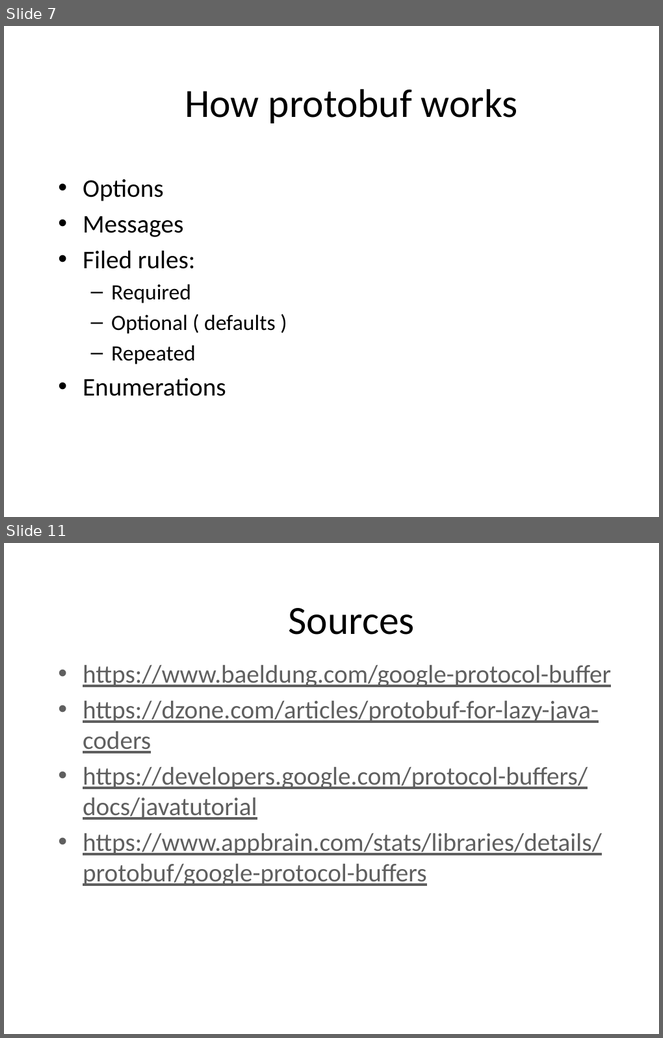
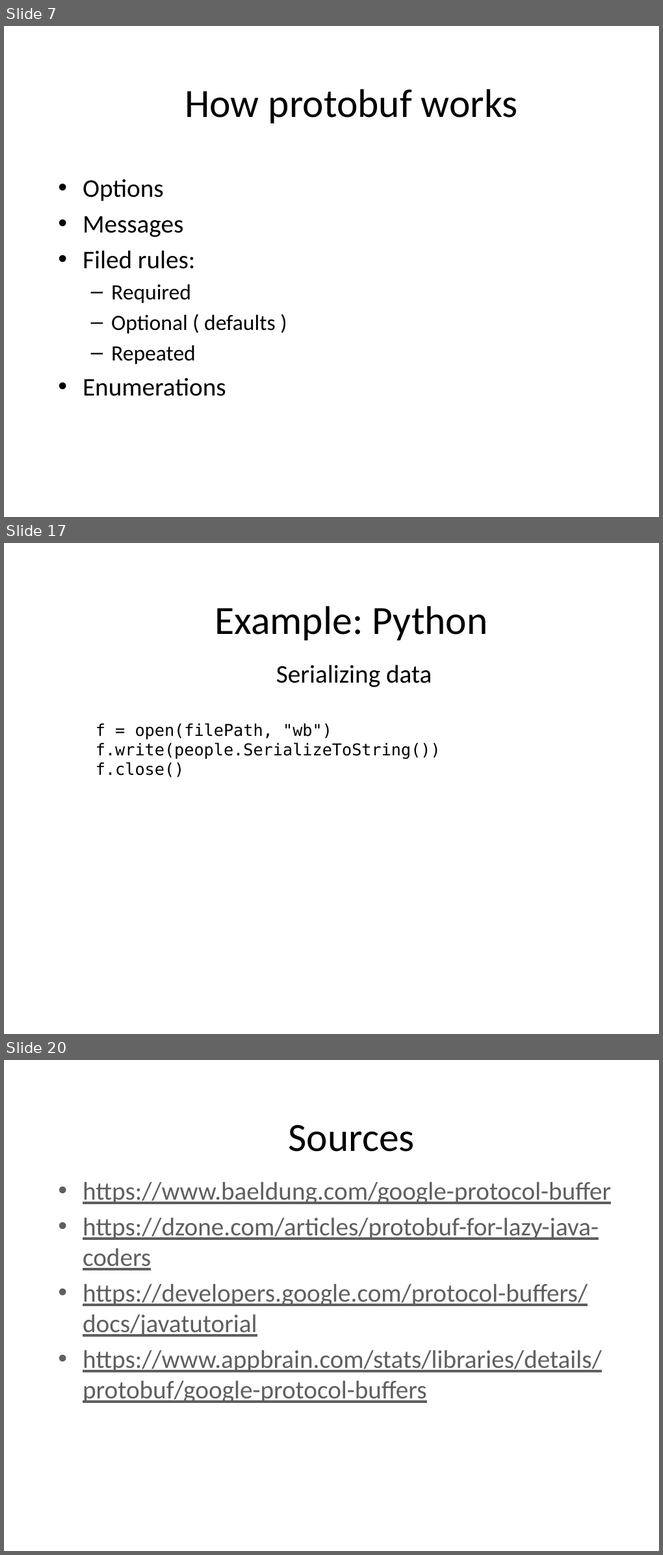
Before and after one commit to BartoszGardziejewski/ProtocolBufferDemo, a slide deck: ProtoBuff.pptx. Shown one above the other, each under a label of ours: slides 7 and 11 before the commit, slides 7, 17 and 20 after it; the slides between them are not shown. The pictures are 663x1038 and 663x1555 pixels, drawn with LibreOffice and Linux fonts; fonts in the diff are those of the drawing; background and template pictures are left out. Boxes give left, top, right and bottom in pixels: in the first picture for what was removed or moved away, otherwise in the second. Text is boxed around its words. In the diff, an @@ line names an element or a change of style, - is before the commit and + after.

```diff
--- a/ProtoBuff.pptx
+++ b/ProtoBuff.pptx
@@ slide 17 added at [4, 543, 659, 1034], background picture (left out) @@
@@ text added at [215, 606, 488, 641], 44 pt, text #000000 @@
+Example: Python
@@ text added at [276, 665, 432, 687], 28 pt, text #000000 @@
+Serializing data
@@ text added at [96, 723, 441, 778], 18 pt, text #000000 @@
+f = open(filePath, "wb")
+f.write(people.SerializeToString())
+f.close()
@@ what was slide 11 is now slide 20 @@
```
Also in this commit, not shown: 3 slides changed, 10 other slides added, 2 slides removed, 5 other files.
